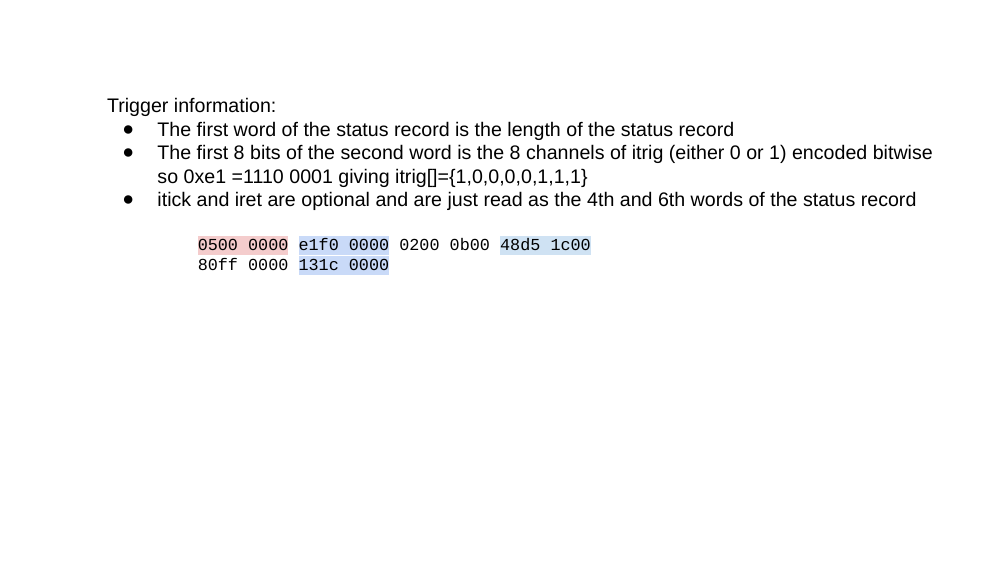
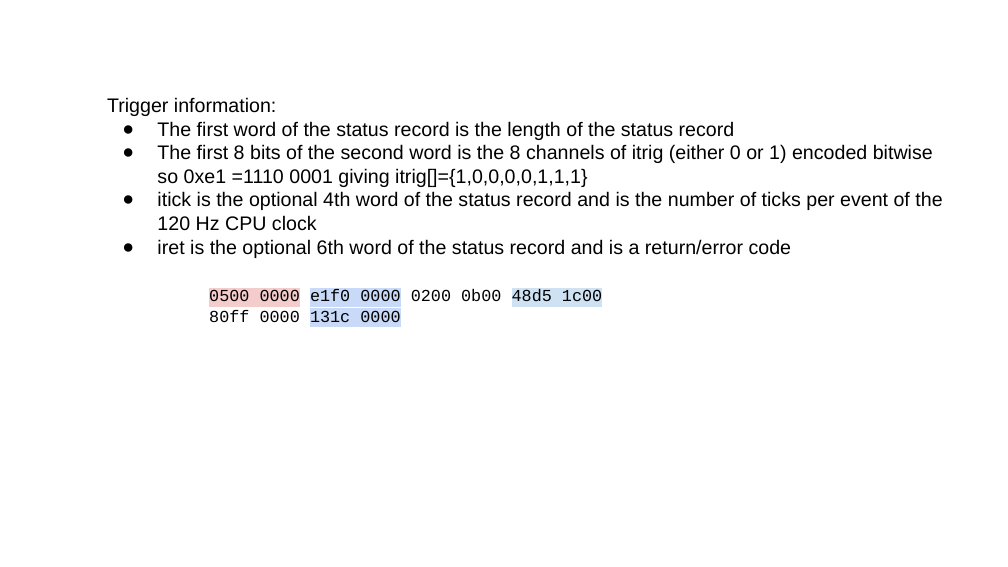
Before and after one commit to jonesdc76/moller_analyser, a slide deck: slide 15 of DecodeMollerCODA.pptx. Drawn at 1008x567 pixels with LibreOffice and Linux fonts; fonts in the diff are those of the drawing. Boxes give left, top, right and bottom in pixels: in the first picture for what was removed or moved away, otherwise in the second. Text is boxed around its words. In the diff, an @@ line names an element or a change of style, - is before the commit and + after.

```diff
--- a/DecodeMollerCODA.pptx
+++ b/DecodeMollerCODA.pptx
@@ text at (x1=157, y1=191, x2=942, y2=258): text changed @@
-● itick and iret are optional and are just read as the 4th and 6th words of the status record
+● itick is the optional 4th word of the status record and is the number of ticks per event of the 120 Hz CPU clock
+● iret is the optional 6th word of the status record and is a return/error code
@@ text "0500 0000 e1f0 0000 0200 ..." moved from (x1=198, y1=238, x2=591, y2=270) to (x1=209, y1=289, x2=602, y2=322) @@
```
Also in this commit, not shown: 2 other slides changed, 1 other file.
